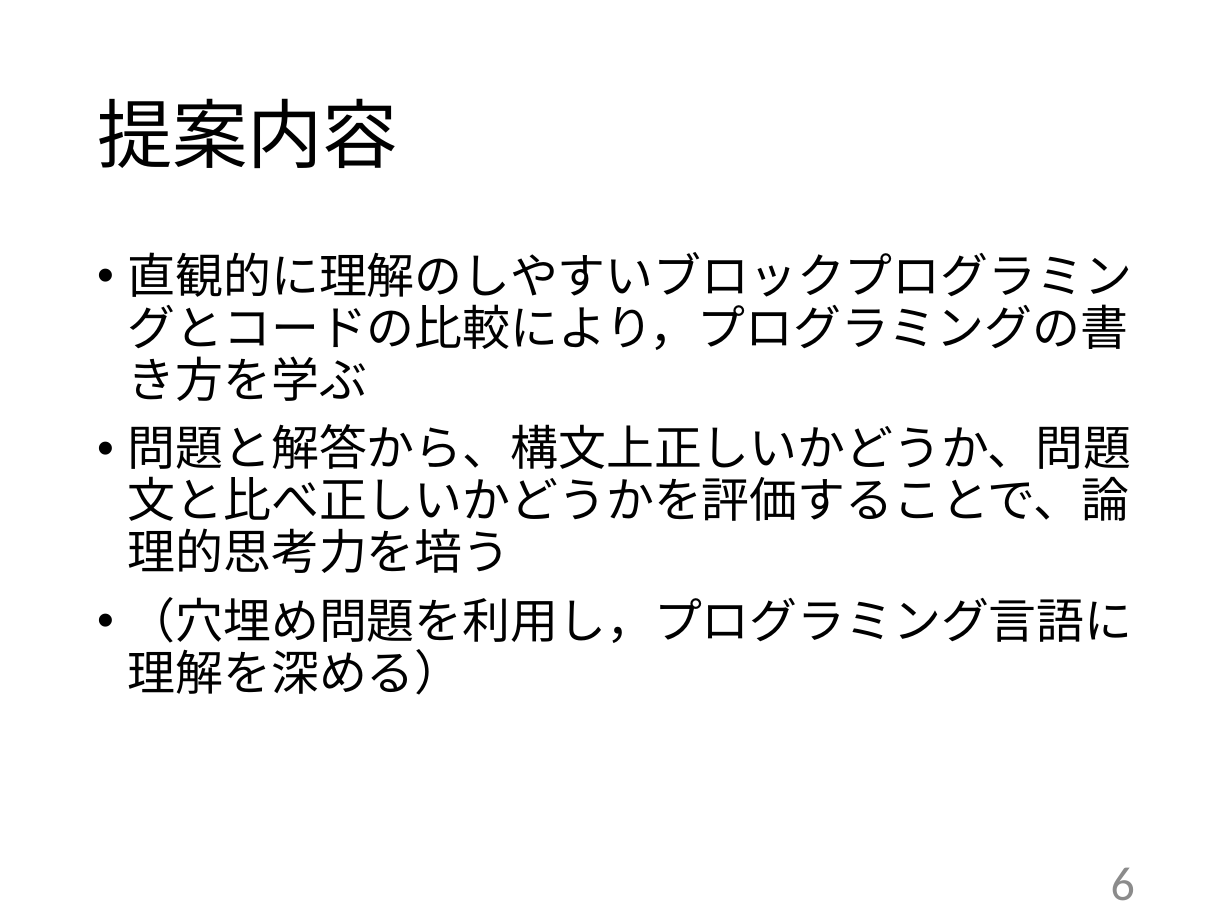
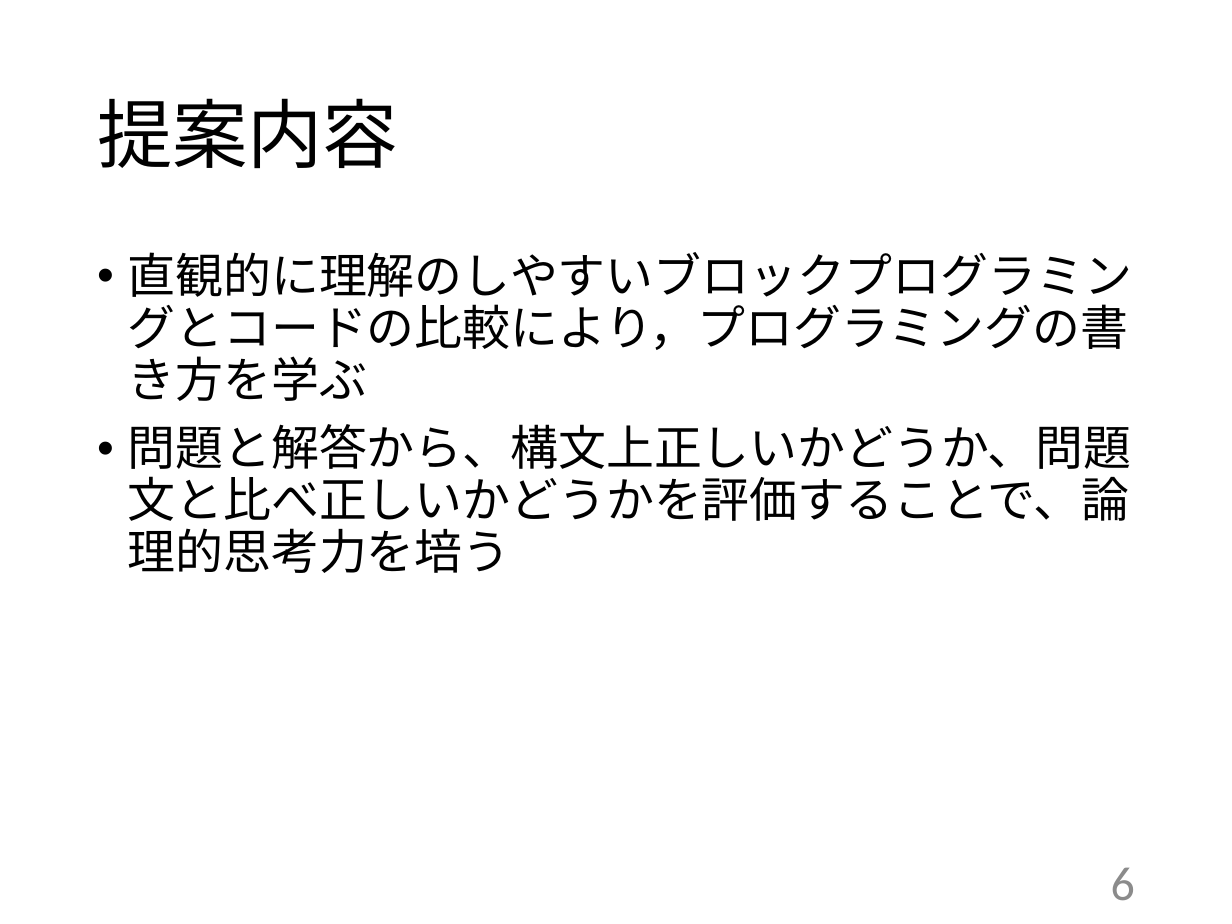
Before and after one commit to kait-takanolab/1821121-shimaoka-thesis, a slide deck: slide 6 of 1821121_shimaoka_sotsuken.pptx. Drawn at 1232x924 pixels with LibreOffice and Linux fonts; fonts in the diff are those of the drawing. Boxes give left, top, right and bottom in pixels: in the first picture for what was removed or moved away, otherwise in the second. Text is boxed around its words. In the diff, an @@ line names an element or a change of style, - is before the commit and + after.

```diff
--- a/1821121_shimaoka_sotsuken.pptx
+++ b/1821121_shimaoka_sotsuken.pptx
@@ text at (128,597,1133,695): paragraph removed @@
-• （穴埋め問題を利用し，プログラミング言語に理解を深める）
```
Also in this commit, not shown: 1 other slide changed, 9 slides added.
